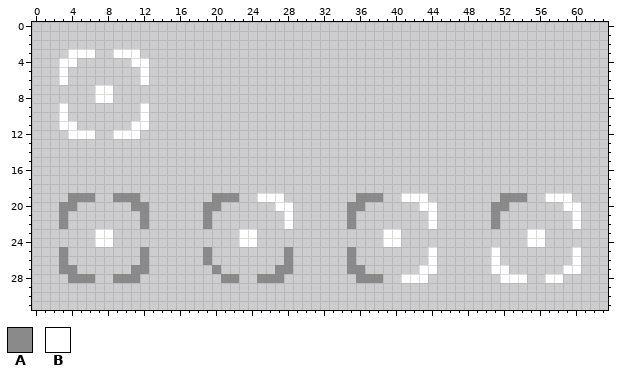
Two versions of one pixel-art file, examples/vacuum-outlaw/src/main/resources/tilesets/objects/cursor.aseprite. The picture above was drawn from the file before the commit.
64x32 pixels, 1 frame.
Palette (. is transparent): A #8a8a8a  B #ffffff
The result:
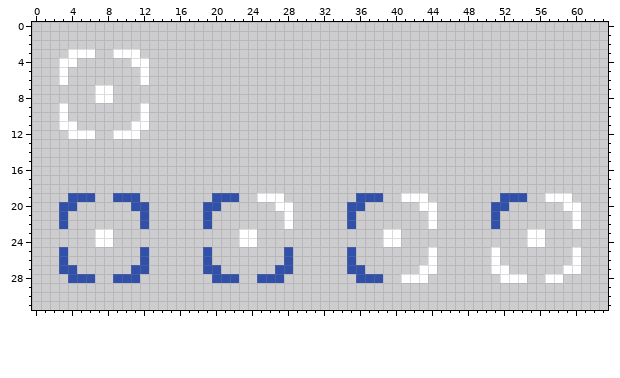
Change:
colour A: #8a8a8a -> #3150a9
Changed rows in their new state; - is a pixel that keeps its letter.
first column x 19:
27 A-
28 -A
